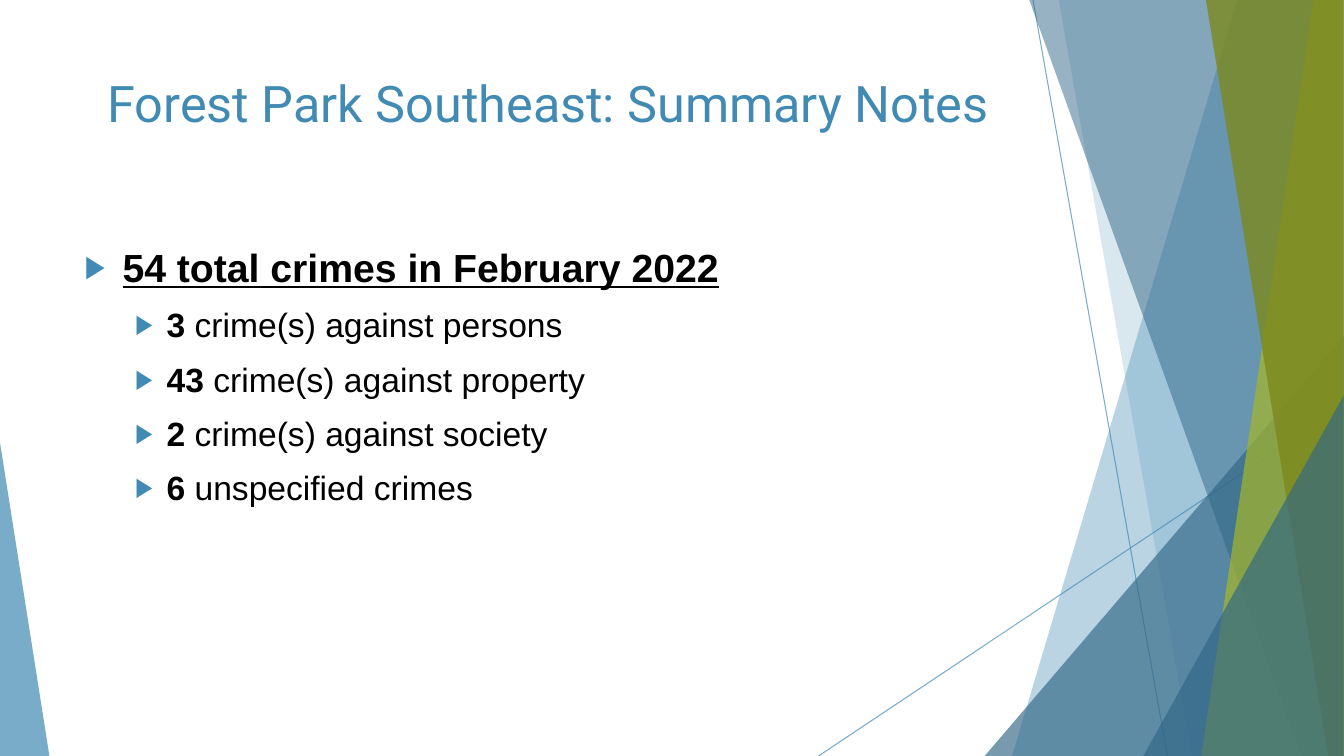
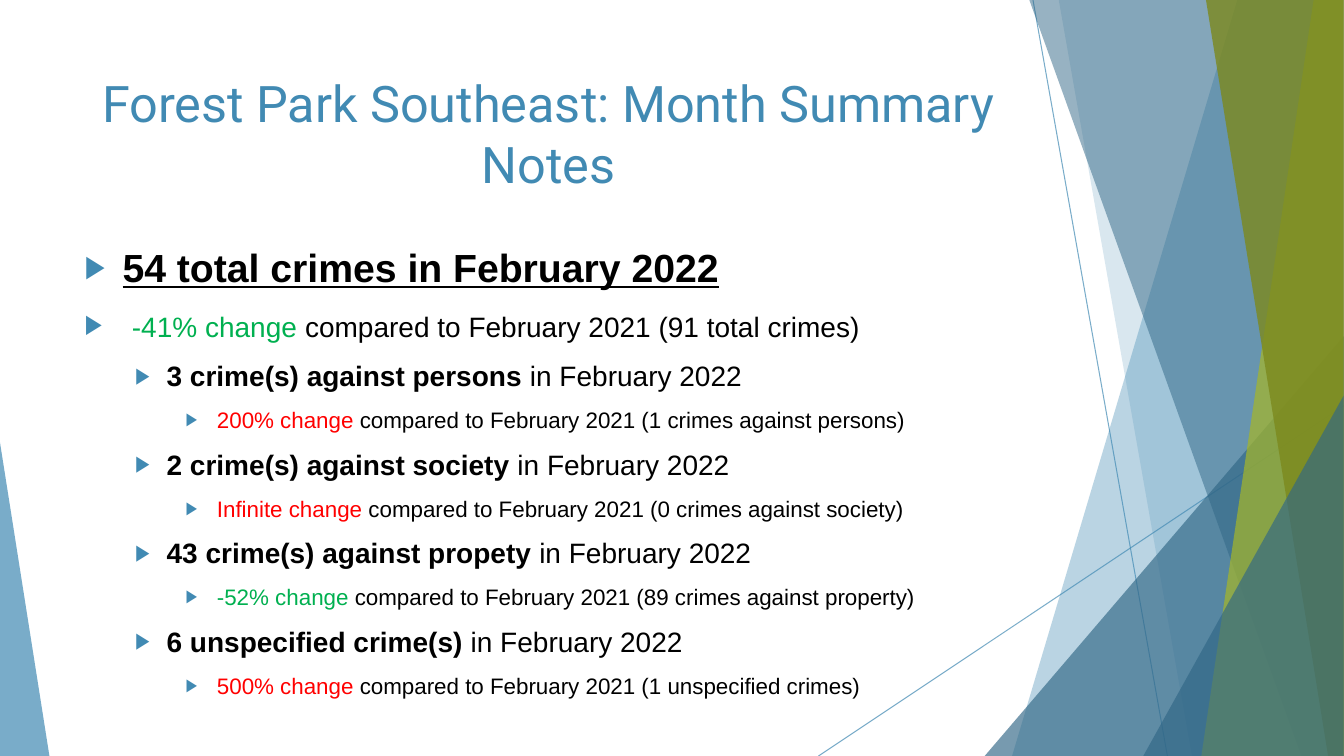
Before and after one commit to wumcrc/monthly-crime-reports, a slide deck: slide 7 of NIBRS/results/presentations/2022/February/fpse-bot-cwe-mc-February2022.pptx. Drawn at 1344x756 pixels with LibreOffice and Linux fonts; fonts in the diff are those of the drawing. Boxes give left, top, right and bottom in pixels: in the first picture for what was removed or moved away, otherwise in the second. Text is boxed around its words. In the diff, an @@ line names an element or a change of style, - is before the commit and + after.

Commit message:
added monthly & yearly comparison

```diff
--- a/NIBRS/results/presentations/2022/February/fpse-bot-cwe-mc-February2022.pptx
+++ b/NIBRS/results/presentations/2022/February/fpse-bot-cwe-mc-February2022.pptx
@@ title at box(102, 84, 994, 184): text changed @@
-Forest Park Southeast: Summary Notes
+Forest Park Southeast: Month Summary Notes
@@ text at box(132, 316, 914, 699): text changed; size 24 to 16 pt @@
-  ▶ 3 crime(s) against persons
-  ▶ 43 crime(s) against property
-  ▶ 2 crime(s) against society
-  ▶ 6 unspecified crimes
+▶ -41% change compared to February 2021 (91 total crimes)
+  ▶ 3 crime(s) against persons in February 2022
+    ▶ 200% change compared to February 2021 (1 crimes against persons)
+  ▶ 2 crime(s) against society in February 2022
+    ▶ Infinite change compared to February 2021 (0 crimes against society)
+  ▶ 43 crime(s) against propety in February 2022
+    ▶ -52% change compared to February 2021 (89 crimes against property)
+  ▶ 6 unspecified crime(s) in February 2022
+    ▶ 500% change compared to February 2021 (1 unspecified crimes)
```
Also in this commit, not shown: 5 other slides changed, 3 slides added, 16 other files.
